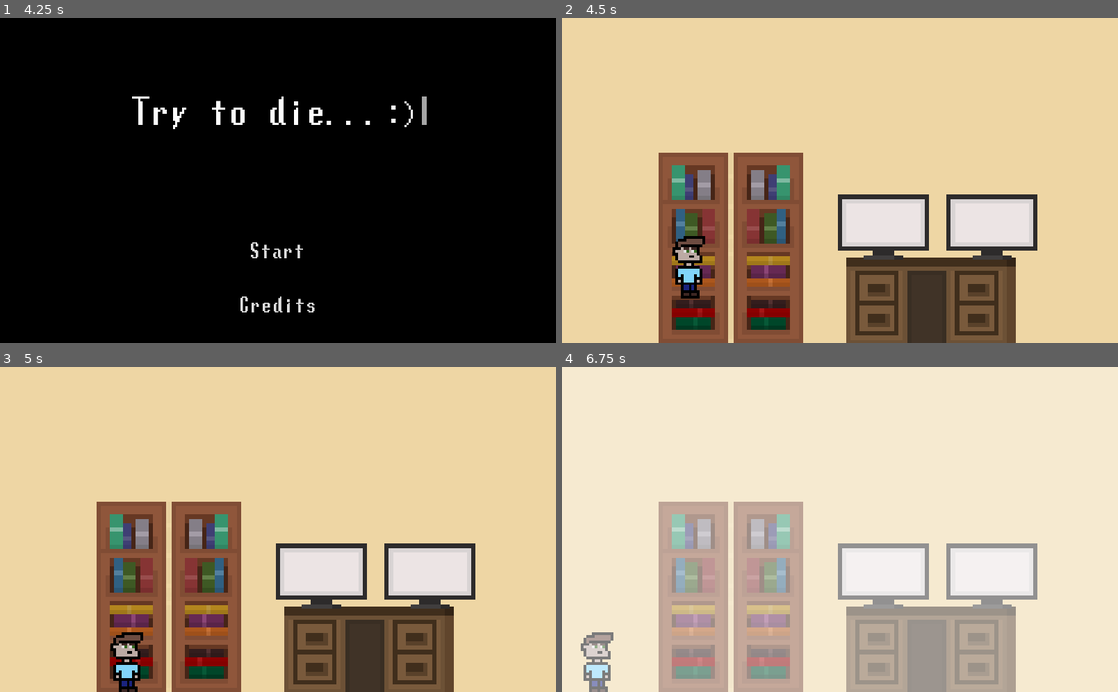
Above: before the commit, frames 1-4 (two rows, left to right).
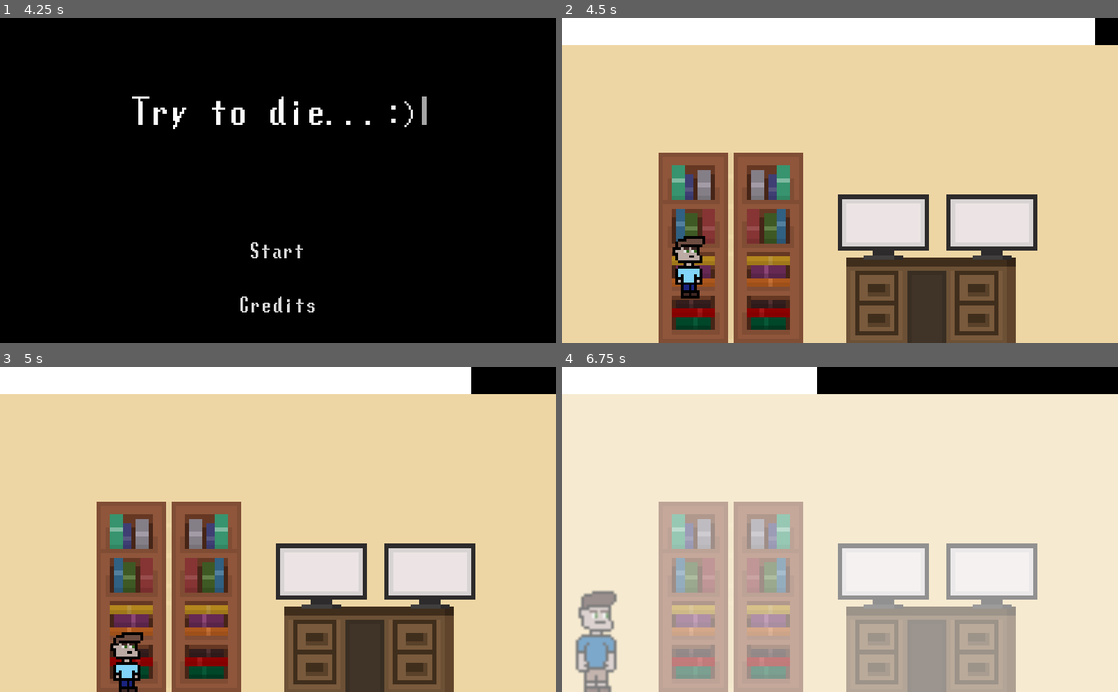
Above: after the commit, the same moments.

Repository: lajollagamesclub/week-115
Game: Godot game, scene res://TitleScreen.tscn
The game is run twice, just before and just after one commit, with the same random seed, the same clock (stepped at 60 frames per second) and the same inputs. The engine's default icon, where the game draws it, is replaced by a stand-in: a white triangle on a blue panel in a dark square.
Inputs:
- Up to frame 1 (4.25 s): tap Enter at 0.5 s; hold D (g_right) 0.53-1.28 s; hold S (g_down) 1.28-2.03 s; hold D (g_right) 2.03-2.78 s; tap Space at 2.75 s; hold W (g_up) 2.78-3.53 s; hold A (g_left) from 3.53 s (still down)
- Up to frame 2 (4.5 s): release A (g_left) at 4.25 s; click "Start" at 4.25 s
- Up to frame 3 (5 s): no input
- Up to frame 4 (6.75 s): hold A (g_left) 5.03-5.78 s; hold S (g_down) 5.78-6.53 s; hold D (g_right) from 6.53 s (still down)

Frame 1 is identical in both runs. In frame 2, 8.3% of the frame differs, in the area x 0-100%, y 0-9%; in frame 3, 8.3%; in frame 4, 10%, in the area x 0-100%, y 0-100%.

Commit message:
Get all three ages working

Diff:
--- /dev/null
+++ b/src/AdultPlayer.tscn
@@ -0,0 +1,27 @@
+[gd_scene load_steps=4 format=2]
+
+[ext_resource path="res://PlayerData.tscn" type="PackedScene" id=1]
+[ext_resource path="res://adult.png" type="Texture" id=2]
+
+[sub_resource type="RectangleShape2D" id=1]
+extents = Vector2( 31.3368, 84.7741 )
+
+[node name="AdultPlayer" instance=ExtResource( 1 )]
+
+[node name="Sprite" parent="." index="0"]
+scale = Vector2( 5, 5 )
+texture = ExtResource( 2 )
+region_enabled = true
+region_rect = Rect2( 18.64, 15.48, 22.05, 41.56 )
+
+[node name="CollisionShape2D" parent="." index="1"]
+shape = SubResource( 1 )
+
+[node name="FloorRayCast" parent="." index="2"]
+cast_to = Vector2( 0, 88.61 )
+
+[node name="RightRayCast" parent="." index="3"]
+cast_to = Vector2( 34.78, 0 )
+
+[node name="LeftRayCast" parent="." index="4"]
+cast_to = Vector2( -33.63, 0 )
--- a/src/Main.tscn
+++ b/src/Main.tscn
@@ -8,6 +8,8 @@
 [ext_resource path="res://MegalovaniaStarter.tscn" type="PackedScene" id=6]
 [ext_resource path="res://Player.tscn" type="PackedScene" id=7]
 [ext_resource path="res://BonkFlash.gd" type="Script" id=8]
+[ext_resource path="res://default_theme.tres" type="Theme" id=9]
+[ext_resource path="res://AgeProgressBar.gd" type="Script" id=10]
 
 [sub_resource type="SegmentShape2D" id=1]
 a = Vector2( -160, -97 )
@@ -86,4 +88,12 @@
 __meta__ = {
 "_edit_lock_": true
 }
+
+[node name="AgeProgressBar" type="ProgressBar" parent="UI"]
+anchor_right = 1.0
+margin_bottom = 50.0
+theme = ExtResource( 9 )
+value = 68.07
+percent_visible = false
+script = ExtResource( 10 )
 [connection signal="bonked" from="Player" to="UI/BonkFlash" method="_on_Player_bonked"]
--- /dev/null
+++ b/src/OldPlayer.tscn
@@ -0,0 +1,27 @@
+[gd_scene load_steps=4 format=2]
+
+[ext_resource path="res://PlayerData.tscn" type="PackedScene" id=1]
+[ext_resource path="res://old.png" type="Texture" id=2]
+
+[sub_resource type="RectangleShape2D" id=1]
+extents = Vector2( 32.3945, 60.2837 )
+
+[node name="AdultPlayer" instance=ExtResource( 1 )]
+
+[node name="Sprite" parent="." index="0"]
+scale = Vector2( 5, 5 )
+texture = ExtResource( 2 )
+region_enabled = true
+region_rect = Rect2( 18.64, 9.19, 22.05, 41.56 )
+
+[node name="CollisionShape2D" parent="." index="1"]
+shape = SubResource( 1 )
+
+[node name="FloorRayCast" parent="." index="2"]
+cast_to = Vector2( 0, 63.16 )
+
+[node name="RightRayCast" parent="." index="3"]
+cast_to = Vector2( 34.78, 0 )
+
+[node name="LeftRayCast" parent="." index="4"]
+cast_to = Vector2( -33.63, 0 )
--- a/src/Player.gd
+++ b/src/Player.gd
@@ -18,7 +18,6 @@
 var vel: Vector2 = Vector2()
 var jumping: bool = false
 var age: int = 0 setget set_age
-var cur_player_data: String = "YoungPlayer"
 
 var floor_raycast: RayCast2D = null
 var right_raycast: RayCast2D = null
@@ -27,14 +26,18 @@
 var player_data: PlayerData = null
 
 func update_playerdata():
-	player_data = get_node(cur_player_data)
 	sprite = player_data.get_node("Sprite")
 	floor_raycast = player_data.get_node("FloorRayCast")
 	right_raycast = player_data.get_node("RightRayCast")
 	left_raycast = player_data.get_node("LeftRayCast")
 
+func _on_new_age(in_age: int):
+	set_age(in_age)
+
 func _ready():
+	player_data = $YoungPlayer
 	update_playerdata()
+	preload("res://game_state.tres").connect("age_changed", self, "_on_new_age")
 
 func _physics_process(delta):
 	horizontal = int(Input.is_action_pressed("g_right")) - int(Input.is_action_pressed("g_left"))
@@ -69,11 +72,13 @@
 	if floor_raycast.is_colliding():
 		if not jumping:
 			vel.y = 0.0
+			print("on floor")
 	else:
 		jumping = false
 
 	vel.x = dampen_value(vel.x, dampening)
 
+	print(vel)
 	move_and_slide(vel)
 
 func jump():
@@ -92,14 +97,24 @@
 	return in_value - amount*sign(in_value)
 
 func set_age(new_age: int):
-	if new_age > ages.size():
-		print("game over!")
+	if new_age < ages.size():
+		pass
+	else:
+#		print("game over!")
+		return
 	age = new_age
-	var new_node: Player = null
+	var new_node: PlayerData = null
 	match ages[age]:
 		"young":
-			new_node = load("res://YoungPlayer.tscn").instance()
-	replace_by(new_node, true)
+			new_node = preload("res://YoungPlayer.tscn").instance()
+		"adult":
+			new_node = preload("res://AdultPlayer.tscn").instance()
+		"old":
+			new_node = preload("res://OldPlayer.tscn").instance()
+	player_data.queue_free()
+	call_deferred("add_child", new_node)
+	player_data = new_node
+	update_playerdata()
 
 func set_casts_bit(in_bit: int, value: bool):
 	floor_raycast.set_collision_mask_bit(in_bit, value)
--- a/src/PlayerData.gd
+++ b/src/PlayerData.gd
@@ -2,9 +2,14 @@
 
 class_name PlayerData
 
+var shape_owner: int = -1
+
 func _ready():
-	var shape_owner = get_parent().create_shape_owner(get_parent())
+	shape_owner = get_parent().create_shape_owner(get_parent())
 	get_parent().shape_owner_add_shape(shape_owner, $CollisionShape2D.shape)
 	$FloorRayCast.add_exception(get_parent())
 	$RightRayCast.add_exception(get_parent())
 	$LeftRayCast.add_exception(get_parent())
+
+func _on_PlayerData_tree_exiting():
+	get_parent().shape_owner_clear_shapes(shape_owner)
--- a/src/PlayerData.tscn
+++ b/src/PlayerData.tscn
@@ -28,3 +28,4 @@
 enabled = true
 exclude_parent = false
 cast_to = Vector2( -50, 0 )
+[connection signal="tree_exiting" from="." to="." method="_on_PlayerData_tree_exiting"]
--- a/src/default_theme.tres
+++ b/src/default_theme.tres
@@ -1,6 +1,12 @@
-[gd_resource type="Theme" load_steps=3 format=2]
+[gd_resource type="Theme" load_steps=5 format=2]
 
 [ext_resource path="res://lunchds.ttf" type="DynamicFontData" id=1]
+
+[sub_resource type="StyleBoxFlat" id=2]
+bg_color = Color( 0, 0, 0, 1 )
+
+[sub_resource type="StyleBoxFlat" id=3]
+bg_color = Color( 1, 1, 1, 1 )
 
 [sub_resource type="DynamicFont" id=1]
 size = 36
@@ -8,3 +14,8 @@
 
 [resource]
 default_font = SubResource( 1 )
+ProgressBar/colors/font_color = Color( 0.941176, 0.941176, 0.941176, 1 )
+ProgressBar/colors/font_color_shadow = Color( 0, 0, 0, 1 )
+ProgressBar/fonts/font = null
+ProgressBar/styles/bg = SubResource( 2 )
+ProgressBar/styles/fg = SubResource( 3 )
Not shown: 1 places in src/Main.tscn that only renumber resources
